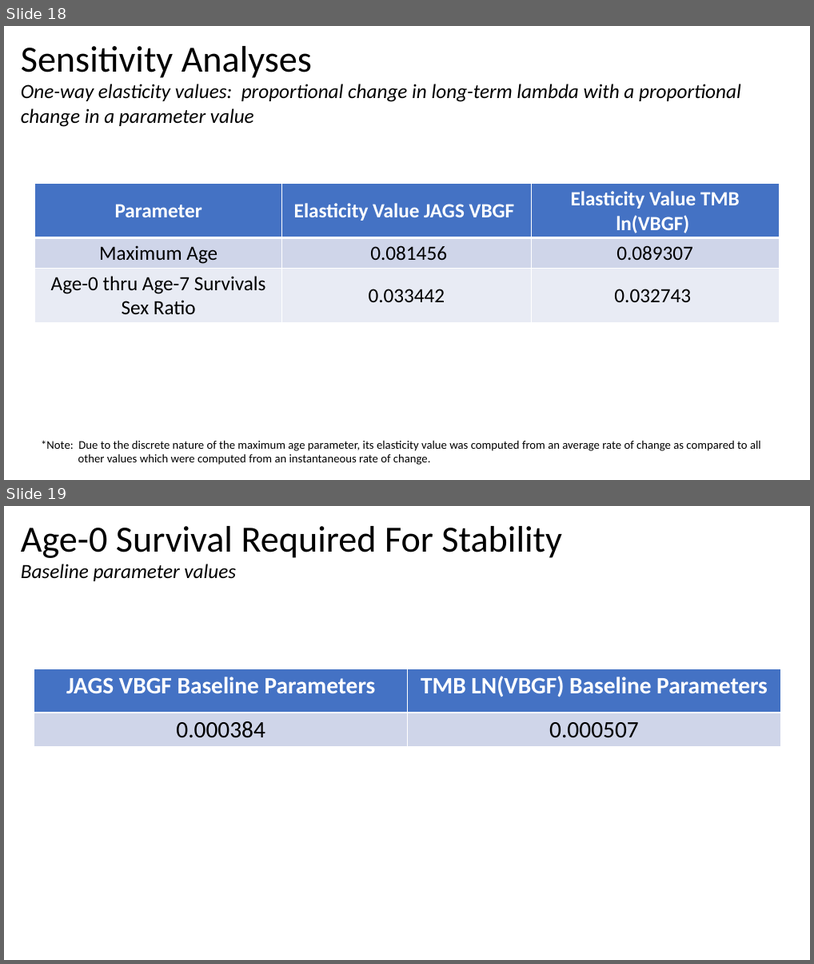
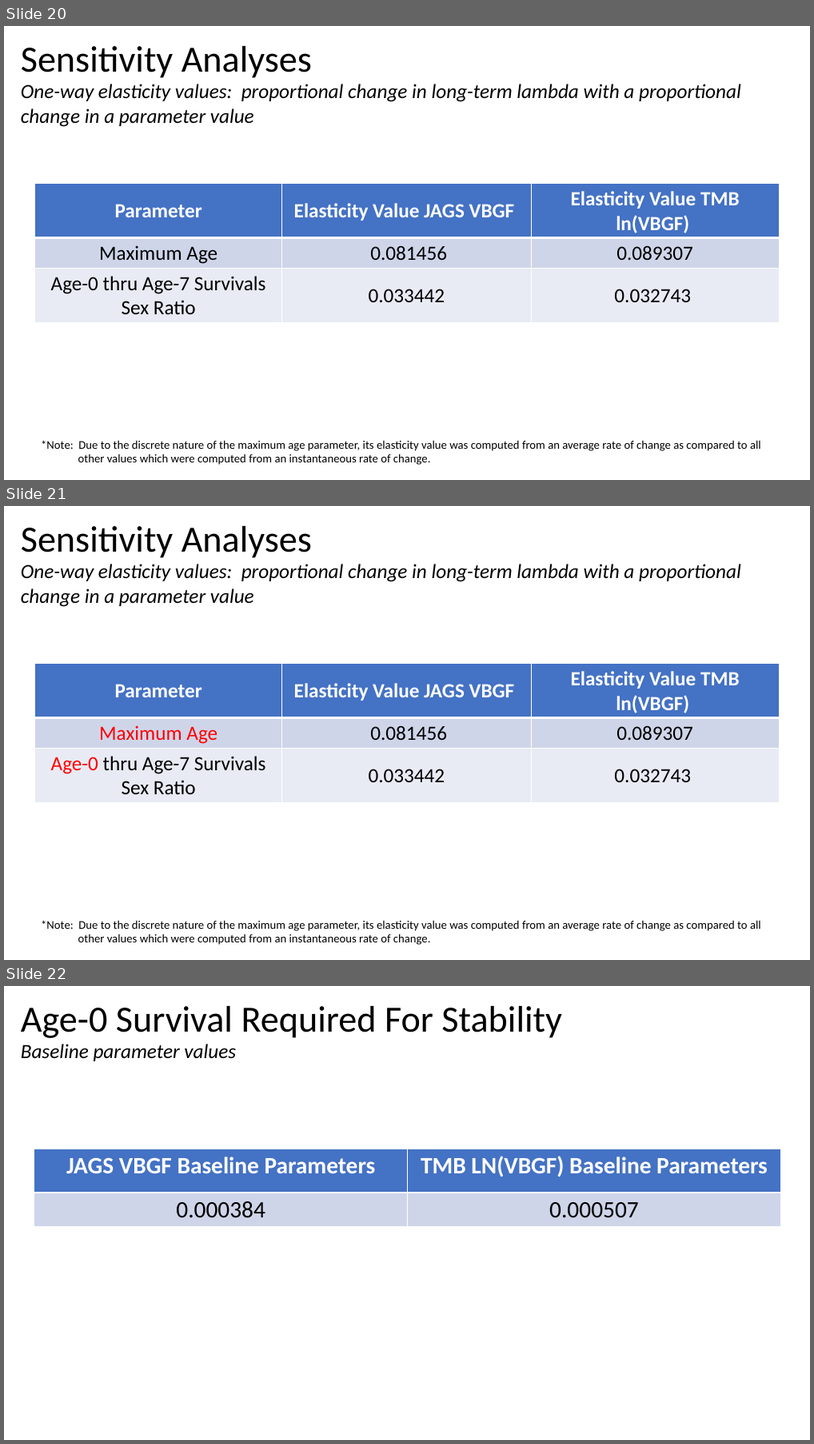
Before and after one commit to sreynolds2/LMOR-DPM, a slide deck: documents/Parameterization.pptx. Shown one above the other, each under a label of ours: slides 18 and 19 before the commit, slides 20, 21 and 22 after it. The pictures are 814x964 and 814x1444 pixels, drawn with LibreOffice and Linux fonts; fonts in the diff are those of the drawing. Boxes give left, top, right and bottom in pixels: in the first picture for what was removed or moved away, otherwise in the second. Text is boxed around its words. In the diff, an @@ line names an element or a change of style, - is before the commit and + after.

```diff
--- a/documents/Parameterization.pptx
+++ b/documents/Parameterization.pptx
@@ slide 21 added at [4,506,810,960], background #FFFFFF @@
@@ text added at [21,526,312,558], 44 pt, text #000000 @@
+Sensitivity Analyses
@@ text added at [21,564,742,607], 24 pt, text #000000, italic @@
+One-way elasticity values: proportional change in long-term lambda with a proportional change in a parameter value
@@ table added at [35,664,779,803], 3 rows, 3 columns @@
+Parameter | Elasticity Value JAGS VBGF | Elasticity Value TMB ln(VBGF)
+Maximum Age | 0.081456 | 0.089307
+Age-0 thru Age-7 Survivals Sex Ratio | 0.033442 | 0.032743
@@ text added at [41,920,762,944], 14 pt, text #000000 @@
+*Note: Due to the discrete nature of the maximum age parameter, its elasticity value was computed from an average rate of change as compared to all
+other values which were computed from an instantaneous rate of change.
@@ what was slide 18 is now slide 20 @@
@@ what was slide 19 is now slide 22 @@
```
Also in this commit, not shown: 12 slides changed, 4 other slides added, 11 other files.
